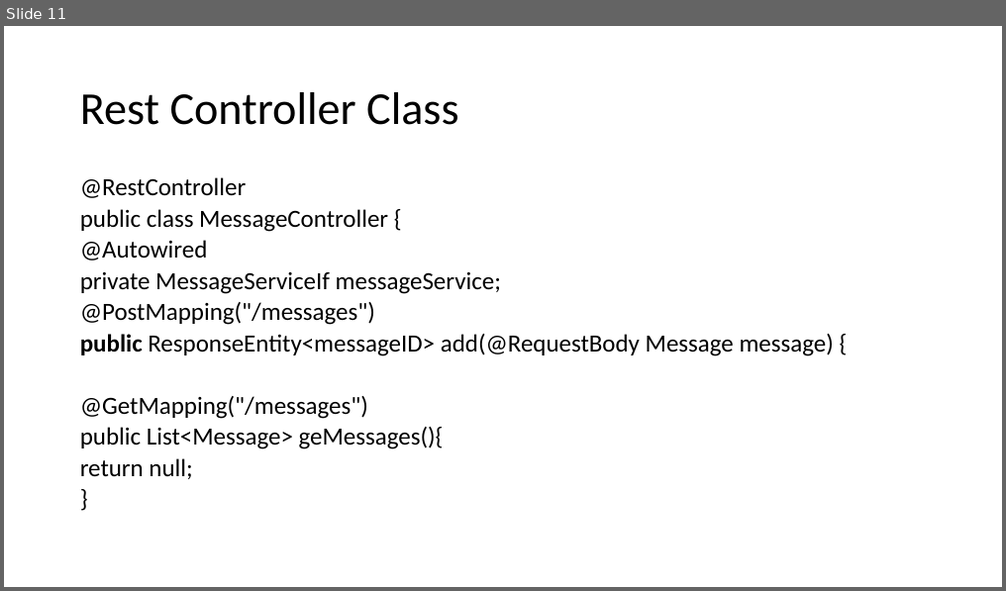
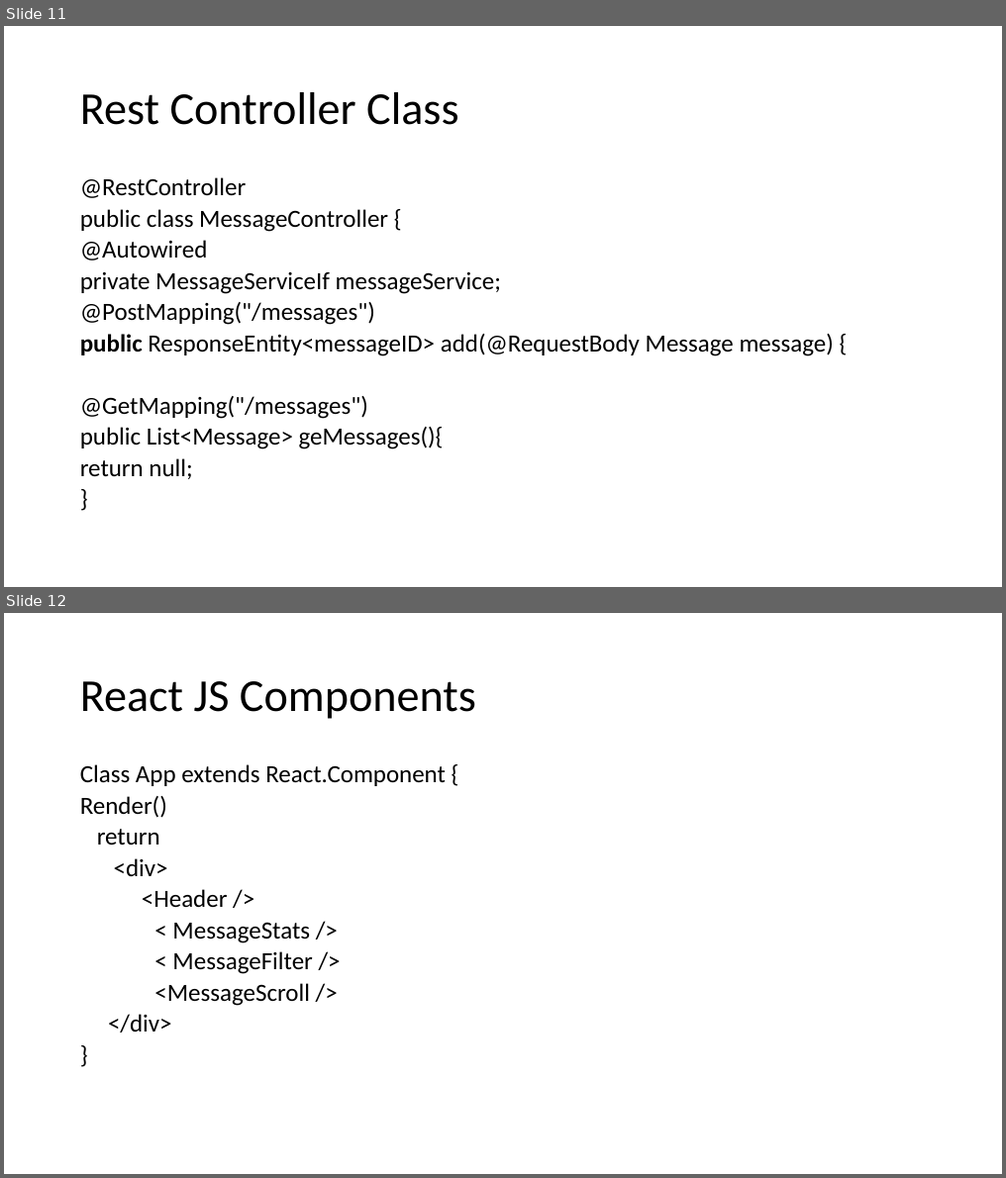
Before and after one commit to ritmehra/DeviceManager, a slide deck: DeviceManager/CMAD_prezo.pptx. Shown one above the other, each under a label of ours: slide 11 before the commit, slides 11 and 12 after it. The pictures are 1006x591 and 1006x1178 pixels, drawn with LibreOffice and Linux fonts; fonts in the diff are those of the drawing. Boxes give left, top, right and bottom in pixels: in the first picture for what was removed or moved away, otherwise in the second. Text is boxed around its words. In the diff, an @@ line names an element or a change of style, - is before the commit and + after.

```diff
--- a/DeviceManager/CMAD_prezo.pptx
+++ b/DeviceManager/CMAD_prezo.pptx
@@ slide 12 added at [4, 613, 1002, 1174], background #FFFFFF @@
@@ title added at [80, 681, 476, 719], 44 pt, text #000000 @@
+React JS Components
@@ text added at [80, 764, 446, 1033], 23.8 pt, text #000000 @@
+Class App extends React.Component {
+Render()
+return
+<div>
+<Header />
+< MessageStats />
+< MessageFilter />
+<MessageScroll />
+</div>
+}
```
Also in this commit, not shown: 1 other slide added.
